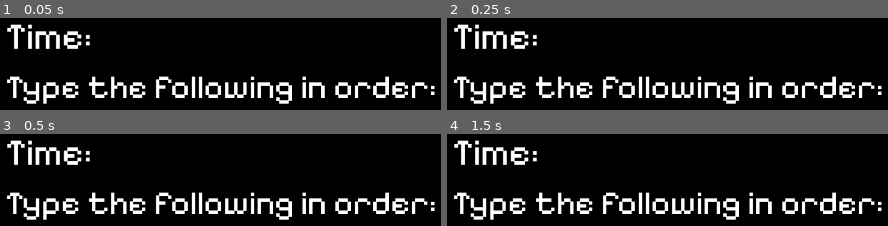
Above: before the commit, frames 1-4 (two rows, left to right).
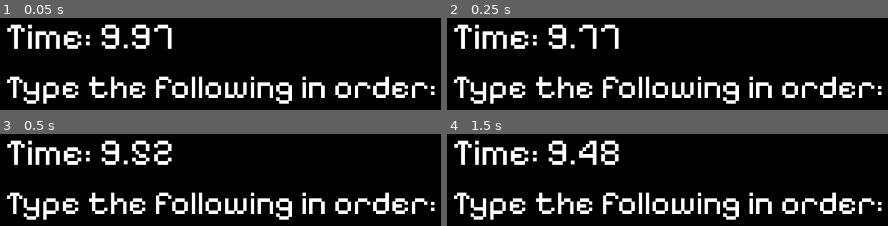
Above: after the commit, the same moments.

Repository: SabrinaRoss/Braincelll-Limited
Game: Godot game, scene res://quicktime_event_test.tscn
The game is run twice, just before and just after one commit, with the same random seed, the same clock (stepped at 60 frames per second) and the same inputs. This scene is started directly instead of the project's main scene.
Inputs:
- Up to frame 1 (0.05 s): no input
- Up to frame 2 (0.25 s): no input
- Up to frame 3 (0.5 s): no input
- Up to frame 4 (1.5 s): tap Enter at 0.5 s; hold Right (ui_right) 0.53-1.28 s; tap B at 0.6 s; tap Space at 1.25 s; hold Down (ui_down) from 1.28 s (still down); tap C at 1.35 s

The runs differ from the first frame. In frame 1, 2.0% of the frame differs, in the area x 22-40%, y 6-34%; in frame 2, 1.7%; in frame 3, 2.1%; in frame 4, 2.1%.

Commit message:
Time completed

Diff:
--- a/quicktime_event_test.gd
+++ b/quicktime_event_test.gd
@@ -1,8 +1,10 @@
 extends Node2D
+
+@onready var first_label = get_node("../../../MarginContainer/Label")
+
 
 var is_qte_active = false
 var qte_key = KEY_A
-
 
 var qte_key_list = [
 	[KEY_A],
@@ -12,6 +14,10 @@
 
 func _ready():
 	print("ready")
+	print("===========")
+	print(first_label)
+	print(first_label.text)
+	print("============")
 	$Timer.start() # Get ready to mash the buttonsssssss
 
 
@@ -19,8 +25,8 @@
 	_qte_start()
 
 
-#func _process(delta):
-#	time.text = "Time: " + str($Timer.get_time_left())
+func _process(delta):
+	first_label.text = "Time: " + str(snapped($Timer.get_time_left(), 0.01))
 
 
 func _qte_start():
@@ -52,5 +58,5 @@
 	_reset_timer()
 
 func _reset_timer():
-	$Timer.stop()
+	$Timer.paused = true # Figure out if pausing timer is possible instead of stopping it... stopping it resets it to 0
 	print("timer resets after QTE event")
--- a/quicktime_event_test.tscn
+++ b/quicktime_event_test.tscn
@@ -50,7 +50,7 @@
 script = ExtResource("1_nw6ge")
 
 [node name="Timer" type="Timer" parent="MarginContainer/MarginContainer/Quicktime Event Test"]
-wait_time = 5.0
+wait_time = 10.0
 one_shot = true
 
 [connection signal="timeout" from="MarginContainer/MarginContainer/Quicktime Event Test/Timer" to="MarginContainer/MarginContainer/Quicktime Event Test" method="_qte_timeout"]
